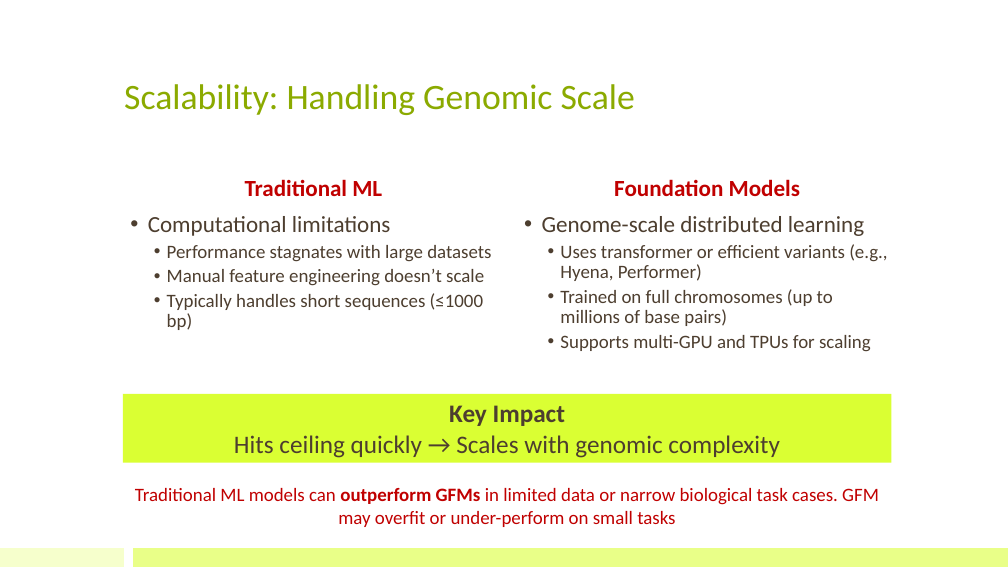
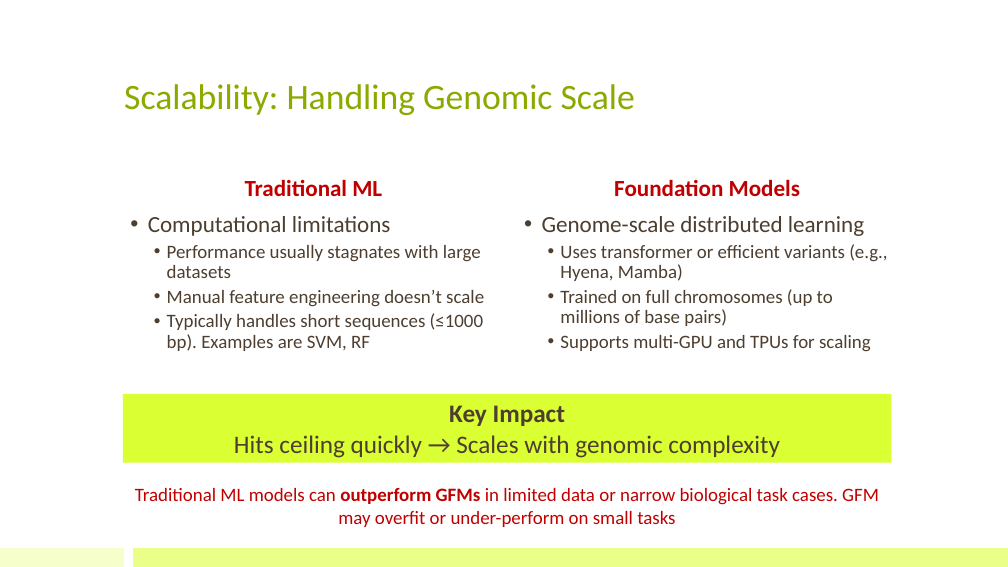
Before and after one commit to bioinfo-kaust/gfm-workshop, a slide deck: slide 13 of lecture_slides/1.day1_before_lunch/lecture_1a_intro_gfm.pptx. Drawn at 1008x567 pixels with LibreOffice and Linux fonts; fonts in the diff are those of the drawing. Boxes give left, top, right and bottom in pixels: in the first picture for what was removed or moved away, otherwise in the second. Text is boxed around its words. In the diff, an @@ line names an element or a change of style, - is before the commit and + after.

```diff
--- a/lecture_slides/1.day1_before_lunch/lecture_1a_intro_gfm.pptx
+++ b/lecture_slides/1.day1_before_lunch/lecture_1a_intro_gfm.pptx
@@ text at (167, 245, 481, 278): text changed @@
-  • Performance stagnates with large datasets
+  • Performance usually stagnates with large datasets
@@ text at (560, 244, 887, 281): text changed @@
-  • Uses transformer or efficient variants (e.g., Hyena, Performer)
+  • Uses transformer or efficient variants (e.g., Hyena, Mamba)
@@ text at (167, 313, 483, 351): text changed @@
-  • Typically handles short sequences (≤1000 bp)
+  • Typically handles short sequences (≤1000 bp). Examples are SVM, RF
```
Also in this commit, not shown: 12 other slides changed, 2 other files.
